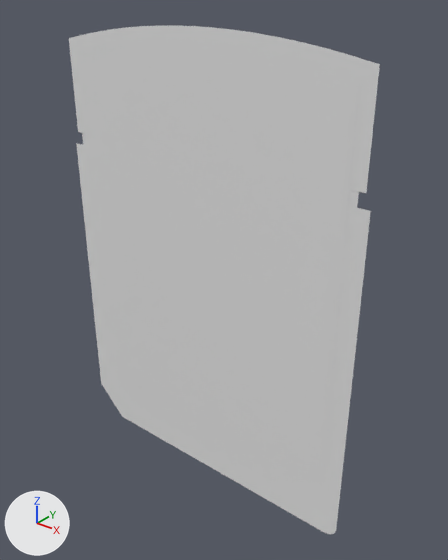
The OBJ model fork/floating-media/DATA/float_vita_gloss0.obj, before and after one commit.
Before and after are seen from a 50 mm camera at (1.44, -1.74, 1.06) aimed at (0.07, -0.03, 0.0). Every picture has the same lights, and +X, +Y and +Z are marked at lower left. The first picture is the older version. Where no turn or scale is listed for an object, it has been applied to the vertices.

Names of what the first picture shows: 'float_vita_gloss0'.
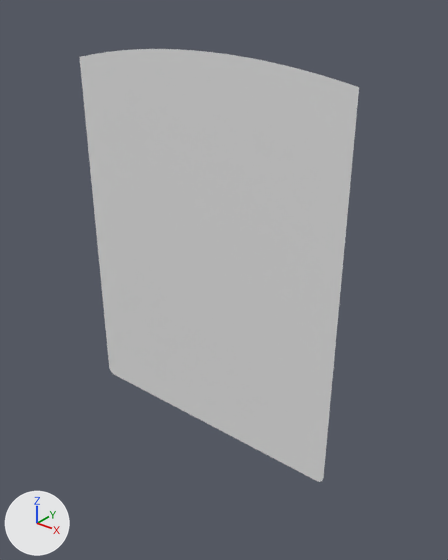
What changed in the scene script:
```text
Change me_float_vita_gloss0:
    used by ob_float_vita_gloss0; location = (0.0, 0.0, 0.0)
    remove me_float_vita_gloss0.from_pydata(...)  # 58 vertices, 56 faces; spans x -0.68..0.68, y -0.09, z -0.93..0.93
    add me_float_vita_gloss0.from_pydata(...)  # 26 vertices, 25 faces; spans x -0.61..0.61, y -0.09, z -0.69..0.85
    me_float_vita_gloss0 part 1: the loose piece of 32 vertices spanning x -0.68..0.68, y -0.09, z -0.93..0.93 is deleted
```

Where the change shows, as pixel boxes (x1, y1, x2, y2) in the pictures (448 x 560 px):
'float_vita_gloss0', reshaped (10% narrower, 15% shorter)
    before: (69, 26, 380, 534)
    after: (80, 49, 359, 482)
part 1 of me_float_vita_gloss0, deleted
    before: (69, 26, 380, 534)
